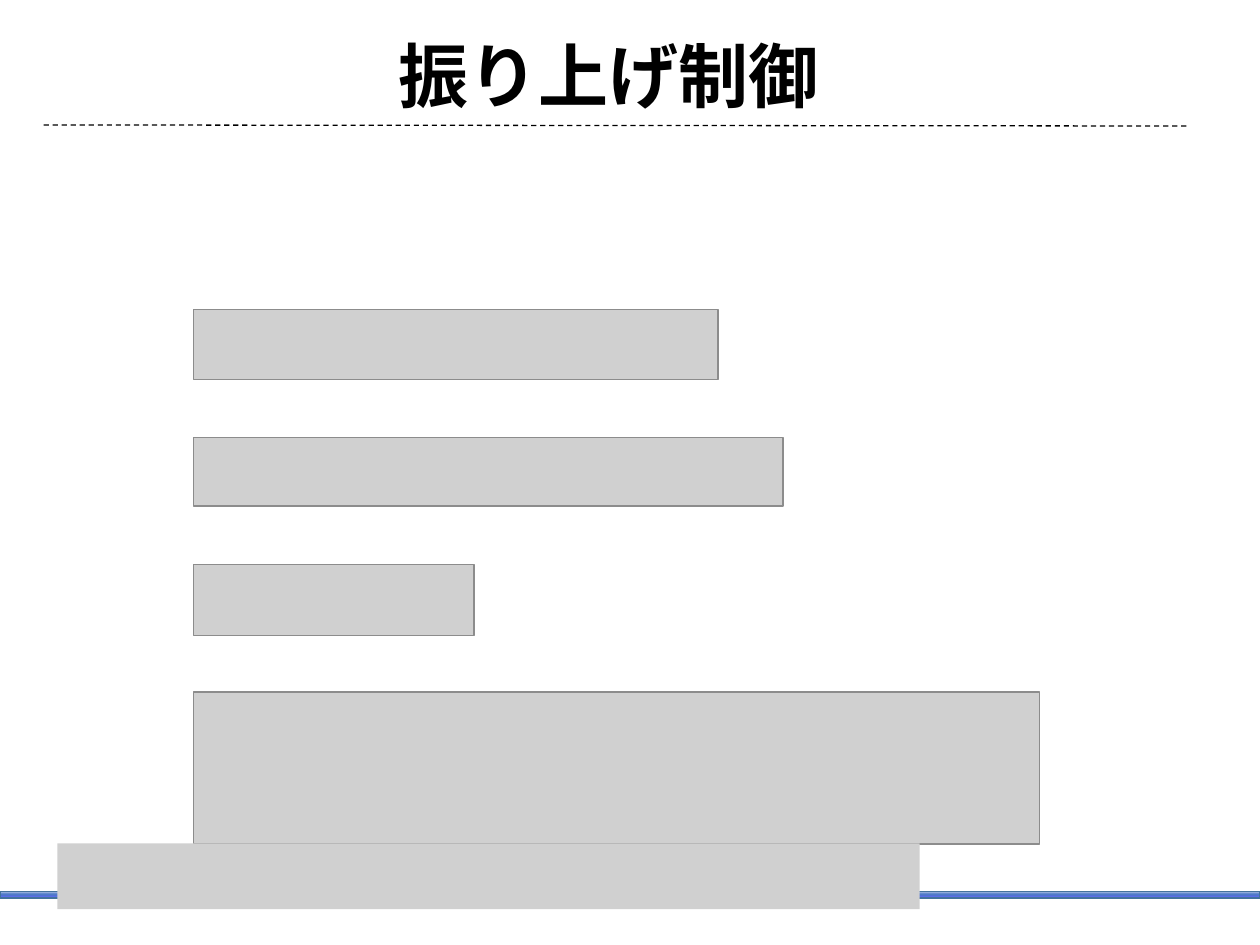
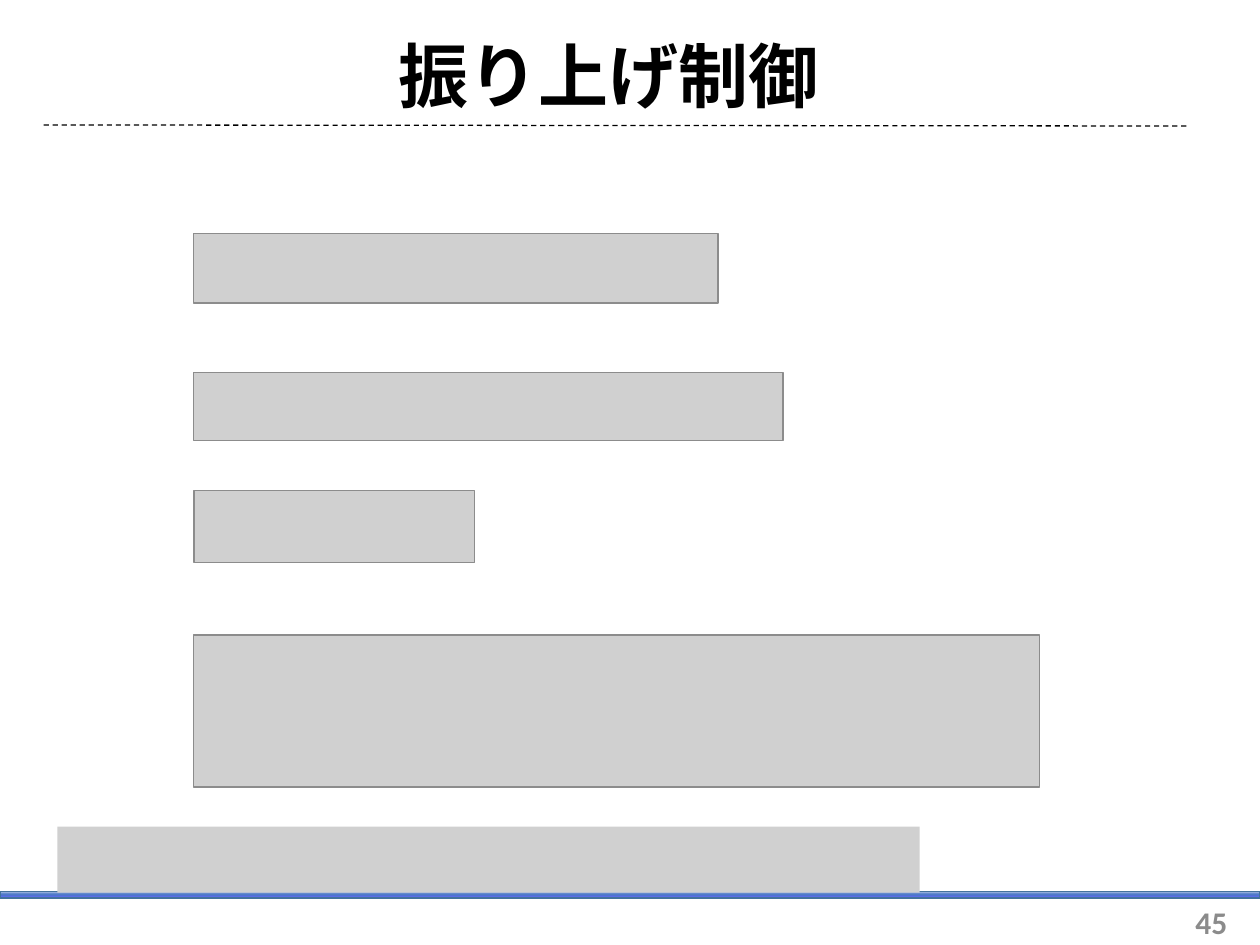
Before and after one commit to arabian9ts/Pendulum, a slide deck: slide 45 of presentation/pendulum_theory.pptx (slide 44 before the commit). Drawn at 1260x945 pixels with LibreOffice and Linux fonts; fonts in the diff are those of the drawing; grey boxes stand for pictures. Boxes give left, top, right and bottom in pixels: in the first picture for what was removed or moved away, otherwise in the second. Text is boxed around its words. In the diff, an @@ line names an element or a change of style, - is before the commit and + after.

```diff
--- a/presentation/pendulum_theory.pptx
+++ b/presentation/pendulum_theory.pptx
@@ picture: place and size @@
-picture at (194, 310, 718, 379)
+picture at (194, 233, 718, 302)
@@ picture: place and size @@
-picture at (194, 437, 784, 505)
+picture at (194, 372, 784, 440)
@@ picture: place and size @@
-picture at (194, 564, 475, 636)
+picture at (194, 490, 475, 562)
@@ picture: place and size @@
-picture at (194, 692, 1040, 844)
+picture at (194, 635, 1040, 788)
@@ picture: place and size @@
-picture at (58, 843, 920, 908)
+picture at (58, 827, 920, 892)
@@ page number added at (1195, 913, 1227, 934), 18 pt, text #8C8C8C, bold @@
+45
```
Also in this commit, not shown: 11 other slides changed, 1 slide added, 10 other files.
